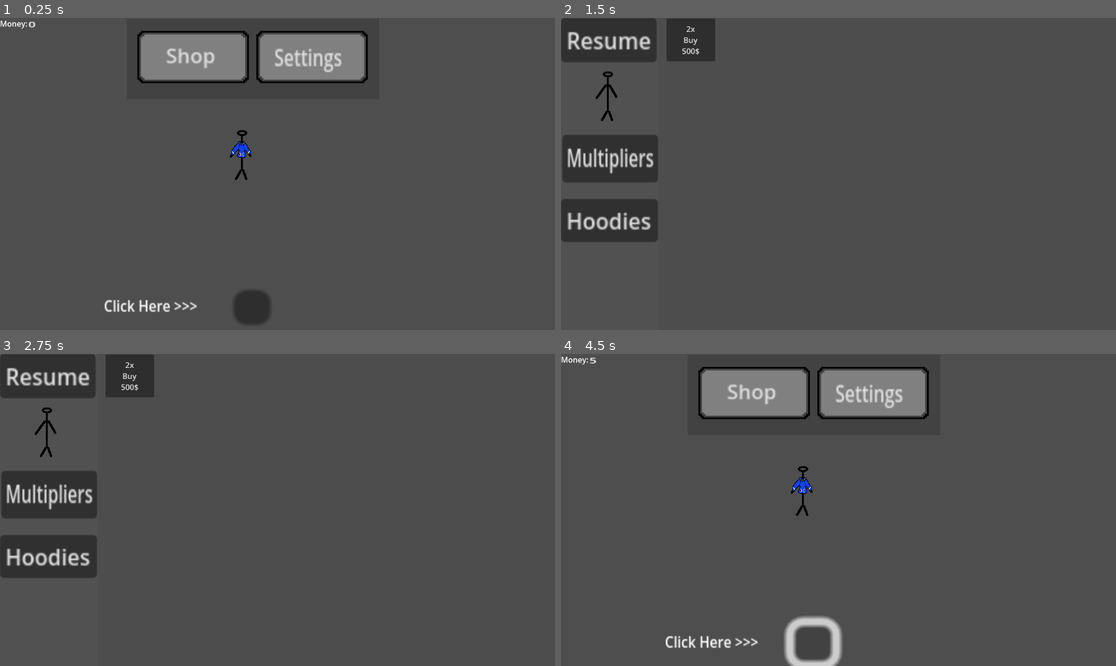
Above: before the commit, frames 1-4 (two rows, left to right).
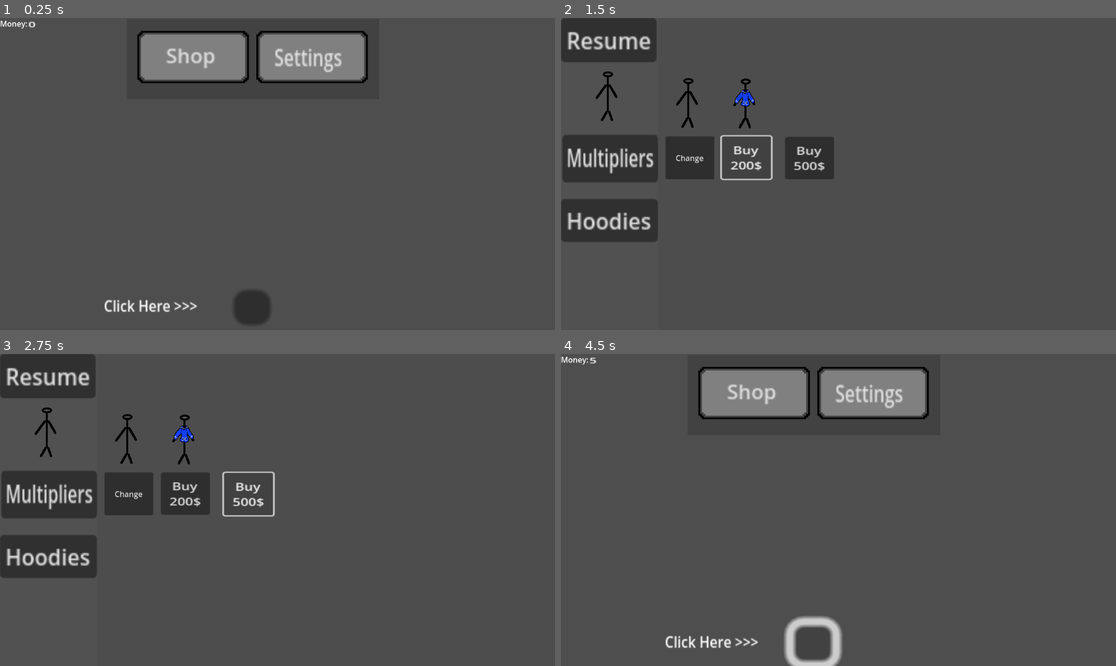
Above: after the commit, the same moments.

Repository: explysm/Games
Game: Godot game, scene res://Scenes/main.tscn
Two runs of this game, one before a commit and one after it. Both use one fixed random seed, a clock stepped at 60 frames per second and the inputs below.
Inputs (mouse positions are in pixels of both pictures, inside the frame that each line leads up to):
- Up to frame 1 (0.25 s): no input
- Up to frame 2 (1.5 s): click "Shop" at 0.5 s; click (744, 158) at 1.25 s, where only the run after the commit has a clickable "Buy 200$"
- Up to frame 3 (2.75 s): click (249, 494) at 2 s, where only the run after the commit has a clickable "Buy 500$"
- Up to frame 4 (4.5 s): click (688, 494) at 2.75 s, where only the run after the commit has a clickable "Change"; click "Resume" at 3.5 s; click "Click Here >>>" at 4.25 s

The runs differ from the first frame. In frame 1, 0.2% of the frame differs, in the area x 41-46%, y 35-52%; in frame 2, 4.2%, in the area x 18-50%, y 0-53%; in frame 3, 4.1%; in frame 4, 0.2%.

Commit message:
Added red hoodie
- Rotating Stickman -

Diff:
--- a/In_Development/rotating-stickman-v2.0/Scenes/player.tscn
+++ b/In_Development/rotating-stickman-v2.0/Scenes/player.tscn
@@ -9,6 +9,10 @@
 [ext_resource type="Texture2D" uid="uid://bvltib7j1j028" path="res://Textures/B_Stickman_Down.png" id="4_gymyn"]
 [ext_resource type="Texture2D" uid="uid://ol5piqho7jan" path="res://Textures/Stickman_Left.png" id="5_f1ek2"]
 [ext_resource type="Texture2D" uid="uid://d1gjpa0cfwqgk" path="res://Textures/B_Stickman_Left.png" id="5_pu2lt"]
+[ext_resource type="Texture2D" uid="uid://bge3uiv0posdf" path="res://Textures/R_Stickman_Upright.png" id="6_ukyrk"]
+[ext_resource type="Texture2D" uid="uid://bhxpp4336ulqd" path="res://Textures/R_Stickman_Right.png" id="7_7dp3o"]
+[ext_resource type="Texture2D" uid="uid://sae8b86nit6l" path="res://Textures/R_Srickman_Down.png" id="8_h4iuc"]
+[ext_resource type="Texture2D" uid="uid://rfhi7pe36o7v" path="res://Textures/R_Stickman_Left.png" id="9_fd4e3"]
 
 [sub_resource type="SpriteFrames" id="SpriteFrames_tx1dd"]
 animations = [{
@@ -30,11 +34,20 @@
 "speed": 5.0
 }, {
 "frames": [{
-"duration": 1.0,
-"texture": ExtResource("2_x3wgy")
+"duration": 2.0,
+"texture": ExtResource("6_ukyrk")
+}, {
+"duration": 2.0,
+"texture": ExtResource("7_7dp3o")
+}, {
+"duration": 2.0,
+"texture": ExtResource("8_h4iuc")
+}, {
+"duration": 2.0,
+"texture": ExtResource("9_fd4e3")
 }],
 "loop": true,
-"name": &"Idle",
+"name": &"Red_Rotating",
 "speed": 5.0
 }, {
 "frames": [{
@@ -69,7 +82,8 @@
 [node name="AnimatedSprite2D" type="AnimatedSprite2D" parent="."]
 position = Vector2(273, 125)
 sprite_frames = SubResource("SpriteFrames_tx1dd")
-animation = &"Blue_Rotating"
+animation = &"Red_Rotating"
+frame_progress = 0.936147
 
 [node name="CollisionShape2D" type="CollisionShape2D" parent="."]
 position = Vector2(271, 125)
--- a/In_Development/rotating-stickman-v2.0/Scenes/shop.tscn
+++ b/In_Development/rotating-stickman-v2.0/Scenes/shop.tscn
@@ -1,8 +1,9 @@
-[gd_scene load_steps=5 format=3 uid="uid://b7epu62hb8cp"]
+[gd_scene load_steps=6 format=3 uid="uid://b7epu62hb8cp"]
 
 [ext_resource type="Texture2D" uid="uid://ine1m4ev0yo7" path="res://Textures/Stickman_Upright.png" id="1_fdj0q"]
 [ext_resource type="Script" uid="uid://dh7gvvsfwy46r" path="res://Scripts/shop.gd" id="1_k6jq0"]
 [ext_resource type="Texture2D" uid="uid://cnoajor1jp0p1" path="res://Textures/B_Stickman_Upright.png" id="2_io27d"]
+[ext_resource type="Texture2D" uid="uid://bge3uiv0posdf" path="res://Textures/R_Stickman_Upright.png" id="4_fdj0q"]
 
 [sub_resource type="SpriteFrames" id="SpriteFrames_s8dlv"]
 animations = [{
@@ -20,6 +21,14 @@
 }],
 "loop": true,
 "name": &"default",
+"speed": 5.0
+}, {
+"frames": [{
+"duration": 1.0,
+"texture": ExtResource("4_fdj0q")
+}],
+"loop": true,
+"name": &"red",
 "speed": 5.0
 }]
 
@@ -69,10 +78,9 @@
 [node name="RegularStickman" type="AnimatedSprite2D" parent="BGS"]
 position = Vector2(99, 161)
 sprite_frames = SubResource("SpriteFrames_s8dlv")
-animation = &"blue"
+animation = &"red"
 
 [node name="Hoodies" type="CanvasLayer" parent="BGS"]
-visible = false
 
 [node name="Buttons" type="Control" parent="BGS/Hoodies"]
 layout_mode = 3
@@ -98,6 +106,24 @@
 offset_bottom = 333.0
 text = "Change"
 
+[node name="BuyRed" type="Button" parent="BGS/Hoodies/Buttons"]
+layout_mode = 0
+offset_left = 465.0
+offset_top = 247.0
+offset_right = 522.0
+offset_bottom = 311.0
+scale = Vector2(1.78571, 1.375)
+text = "Buy
+500$"
+
+[node name="BoughtRed" type="Button" parent="BGS/Hoodies/Buttons"]
+layout_mode = 0
+offset_left = 466.0
+offset_top = 248.0
+offset_right = 567.0
+offset_bottom = 335.0
+text = "Change"
+
 [node name="Default" type="Button" parent="BGS/Hoodies/Buttons"]
 layout_mode = 0
 offset_left = 217.0
@@ -106,15 +132,21 @@
 offset_bottom = 335.0
 text = "Change"
 
-[node name="Blue" type="Sprite2D" parent="BGS/Hoodies"]
-position = Vector2(385, 176)
-texture = ExtResource("2_io27d")
-
 [node name="Default" type="Sprite2D" parent="BGS/Hoodies"]
 position = Vector2(266, 175)
 texture = ExtResource("1_fdj0q")
 
+[node name="Blue" type="Sprite2D" parent="BGS/Hoodies"]
+position = Vector2(385, 176)
+scale = Vector2(1, 1)
+texture = ExtResource("2_io27d")
+
+[node name="Sprite2D" type="Sprite2D" parent="BGS/Hoodies"]
+position = Vector2(515, 177)
+texture = ExtResource("4_fdj0q")
+
 [node name="Multipliers" type="CanvasLayer" parent="BGS"]
+visible = false
 
 [node name="Buttons" type="Control" parent="BGS/Multipliers"]
 layout_mode = 3
@@ -147,6 +179,8 @@
 [connection signal="pressed" from="BGS/Buttons/Hoodies" to="." method="_on_hoodies_pressed"]
 [connection signal="pressed" from="BGS/Hoodies/Buttons/BuyBlue" to="." method="_on_buy_blue_pressed"]
 [connection signal="pressed" from="BGS/Hoodies/Buttons/BoughtBlue" to="." method="_on_bought_blue_pressed"]
+[connection signal="pressed" from="BGS/Hoodies/Buttons/BuyRed" to="." method="_on_buy_red_pressed"]
+[connection signal="pressed" from="BGS/Hoodies/Buttons/BoughtRed" to="." method="_on_bought_red_pressed"]
 [connection signal="pressed" from="BGS/Hoodies/Buttons/Default" to="." method="_on_default_pressed"]
 [connection signal="pressed" from="BGS/Multipliers/Buttons/Buy2x" to="." method="_on_buy_2x_pressed"]
 [connection signal="pressed" from="BGS/Multipliers/Buttons/Buy3x" to="." method="_on_buy_3x_pressed"]
--- a/In_Development/rotating-stickman-v2.0/Scripts/player.gd
+++ b/In_Development/rotating-stickman-v2.0/Scripts/player.gd
@@ -37,7 +37,7 @@
 			$AnimatedSprite2D.animation = "Rotating"
 			$AnimatedSprite2D.flip_v = velocity.y > 0
 
-	elif v.hoodie == 1:
+	elif v.hoodie == 2:
 		if velocity.x != 0:
 			$AnimatedSprite2D.animation = "Blue_Rotating"
 			$AnimatedSprite2D.flip_v = false
@@ -46,6 +46,16 @@
 		elif velocity.y != 0:
 			$AnimatedSprite2D.animation = "Blue_Rotating"
 			$AnimatedSprite2D.flip_v = velocity.y > 0
+	elif v.hoodie == 3:
+		if velocity.x != 0:
+			$AnimatedSprite2D.animation = "Red_Rotating"
+			$AnimatedSprite2D.flip_v = false
+		# See the note below about the following boolean assignment.
+			$AnimatedSprite2D.flip_h = velocity.x < 0
+		elif velocity.y != 0:
+			$AnimatedSprite2D.animation = "Red_Rotating"
+			$AnimatedSprite2D.flip_v = velocity.y > 0
+
 	 # Movement using Input functions:
 	move_vector = Input.get_vector("ui_left", "ui_right", "ui_up", "ui_down")
 	position += move_vector * speed * delta
--- a/In_Development/rotating-stickman-v2.0/Scripts/shop.gd
+++ b/In_Development/rotating-stickman-v2.0/Scripts/shop.gd
@@ -4,6 +4,8 @@
 @onready var BuyBlue = $BGS/Hoodies/Buttons/BuyBlue
 @onready var BoughtBlue = $BGS/Hoodies/Buttons/BoughtBlue
 
+@onready var BuyRed = $BGS/Hoodies/Buttons/BuyRed
+@onready var BoughtRed = $BGS/Hoodies/Buttons/BoughtRed
 ## Multipliers
 @onready var x2 = $BGS/Multipliers/Buttons/Buy2x
 @onready var x3 = $BGS/Multipliers/Buttons/Buy3x
@@ -25,6 +27,12 @@
 	else:
 		BuyBlue.visible = false
 		BoughtBlue.visible = true
+
+	if v.red == false:
+		BoughtRed.visible = false
+	else:
+		BuyRed.visible = false
+		BoughtRed.visible = true
 ## Multipliers -
 	if v.multiplier <1:
 		x2.visible = true
@@ -41,6 +49,8 @@
 		stickman.animation = "default"
 	elif v.hoodie == 2:
 		stickman.animation = "blue"
+	elif v.hoodie == 3:
+		stickman.animation = "red"
 
 ## Buy functions Hoodies
 func _on_buy_blue_pressed() -> void:
@@ -50,9 +60,20 @@
 		BuyBlue.visible = false
 		BoughtBlue.visible = true
 		v.blue = true
-		print("Bought Blue Hoodie for $200a")
+		print("Bought Blue Hoodie for 200$")
 func _on_bought_blue_pressed() -> void:
 	v.hoodie = 2
+
+func _on_buy_red_pressed() -> void:
+	if v.money > 499:
+		v.hoodie = 3
+		v.money -=500
+		BuyRed.visible = false
+		BoughtRed.visible = true
+		v.red = true
+		print("Bought Red Hoodie for 500$")
+func _on_bought_red_pressed() -> void:
+	v.hoodie - 3
 
 ## Buy functions multipliers
 func _on_buy_2x_pressed() -> void:
--- a/In_Development/rotating-stickman-v2.0/Scripts/variables.gd
+++ b/In_Development/rotating-stickman-v2.0/Scripts/variables.gd
@@ -4,6 +4,8 @@
 
 var hoodie : int = 0
 
+## Hoodie Colors
 var blue : bool = false
-
+var red : bool = false
+# Multipliers
 var multiplier : int = 0
Not shown: 1 places in In_Development/rotating-stickman-v2.0/Scenes/player.tscn that only renumber resources
